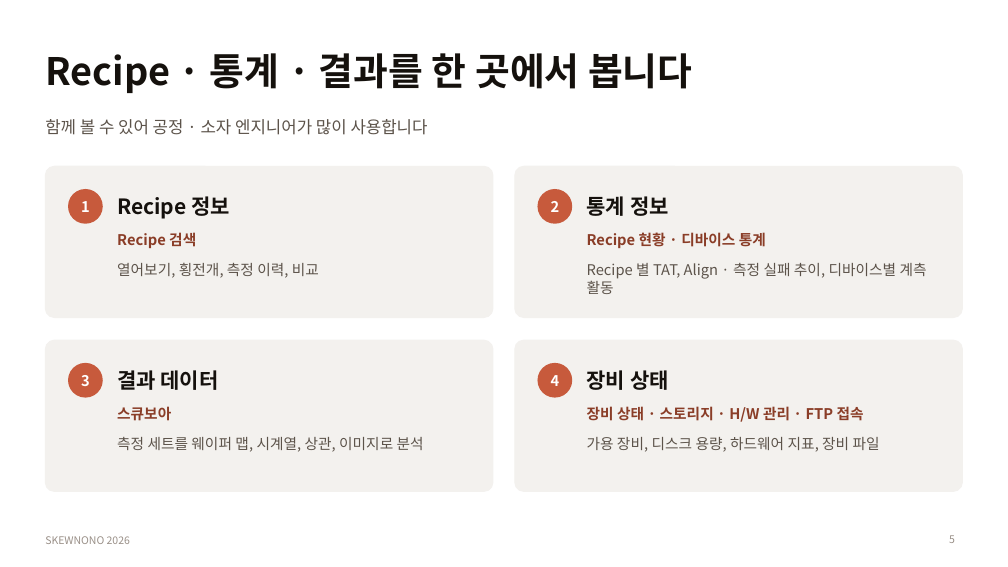
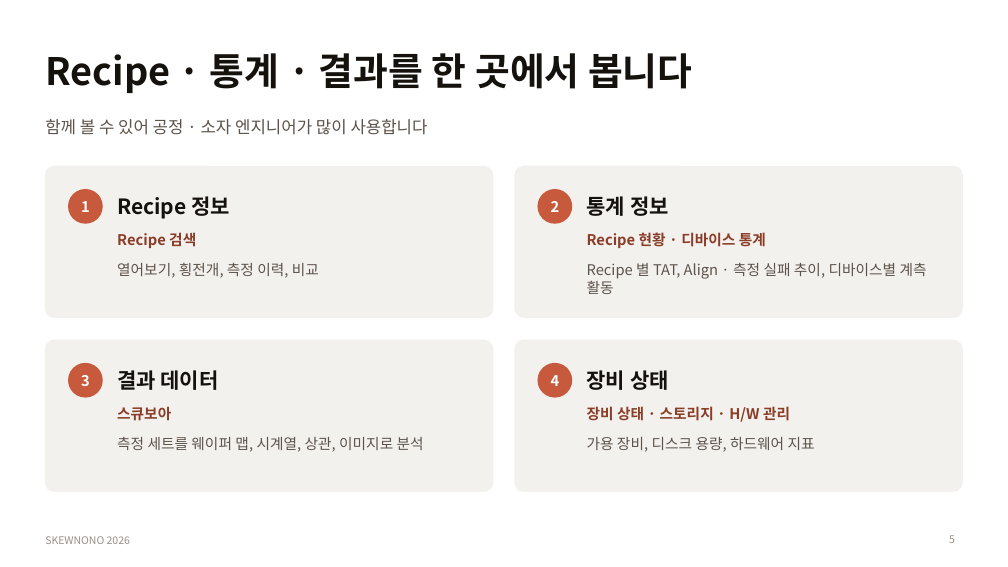
Before and after one commit to DarrenKoi/skewnono_v3_nuxt, a slide deck: slide 5 of docs/progress_report/skewnono_year_end_report_2026.pptx. Drawn at 1008x567 pixels with LibreOffice and Linux fonts; fonts in the diff are those of the drawing. Boxes give left, top, right and bottom in pixels: in the first picture for what was removed or moved away, otherwise in the second. Text is boxed around its words. In the diff, an @@ line names an element or a change of style, - is before the commit and + after.

```diff
--- a/docs/progress_report/skewnono_year_end_report_2026.pptx
+++ b/docs/progress_report/skewnono_year_end_report_2026.pptx
@@ text at <box>587,406,790,422</box>: text changed @@
-장비 상태 · 스토리지 · H/W 관리 · FTP 접속
+장비 상태 · 스토리지 · H/W 관리
@@ text at <box>587,437,815,452</box>: text changed @@
-가용 장비, 디스크 용량, 하드웨어 지표, 장비 파일
+가용 장비, 디스크 용량, 하드웨어 지표
```
Also in this commit, not shown: 5 other slides changed, 2 slides removed, 2 other files.
